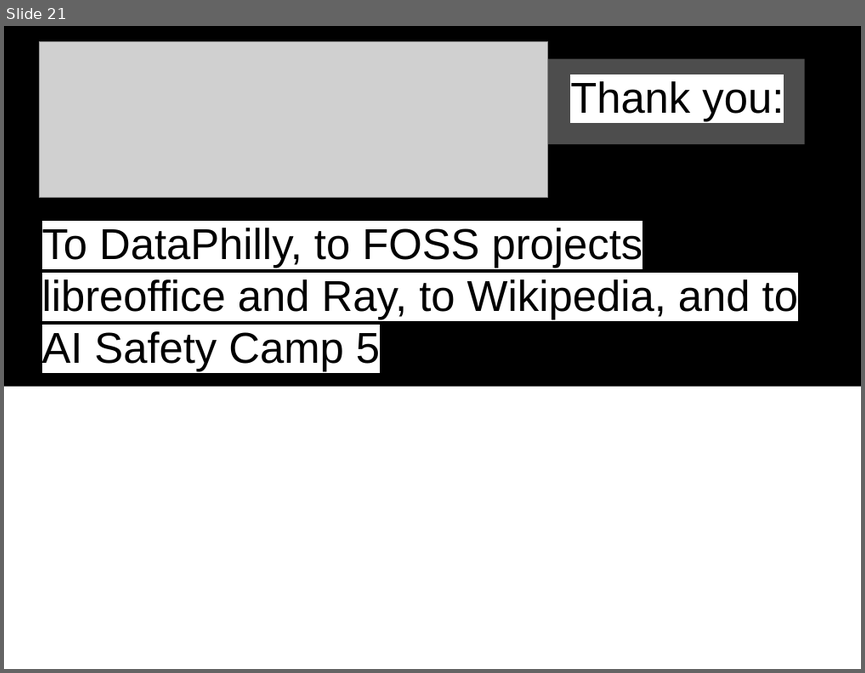
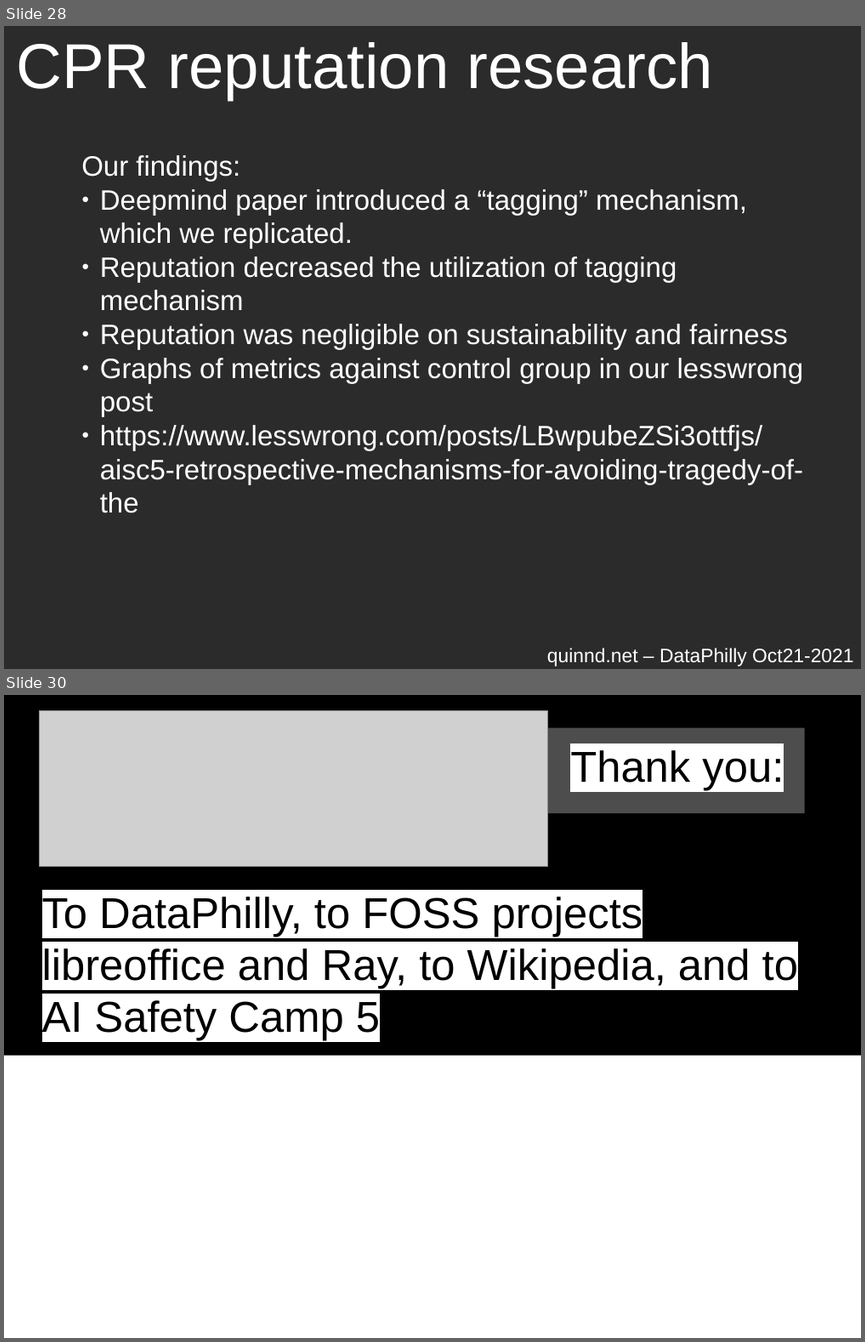
Before and after one commit to quinn-dougherty/marl-cpr-dataphilly-talk, a slide deck: marl-cpr-talk.odp. Shown one above the other, each under a label of ours: slide 21 before the commit, slides 28 and 30 after it; the slides between them are not shown. The pictures are 865x673 and 865x1342 pixels, drawn with LibreOffice and Linux fonts; fonts in the diff are those of the drawing; grey boxes stand for pictures; background and template pictures are left out; a plain dark background stands for a picture behind light text. Boxes give left, top, right and bottom in pixels: in the first picture for what was removed or moved away, otherwise in the second. Text is boxed around its words. In the diff, an @@ line names an element or a change of style, - is before the commit and + after.

```diff
--- a/marl-cpr-talk.odp
+++ b/marl-cpr-talk.odp
@@ slide 28 added at (4,26,861,669), background picture (left out) @@
@@ title added at (16,42,713,100), 58.7 pt, text #FFFFFF @@
+CPR reputation research
@@ text added at (81,155,804,484), 26 pt, text #FFFFFF @@
+Our findings:
+● Deepmind paper introduced a “tagging” mechanism, which we replicated.
+● Reputation decreased the utilization of tagging mechanism
+● Reputation was negligible on sustainability and fairness
+● Graphs of metrics against control group in our lesswrong post
+● https://www.lesswrong.com/posts/LBwpubeZSi3ottfjs/aisc5-retrospective-mechanisms-for-avoiding-tragedy-of-the
@@ text added at (547,647,853,666), 18 pt, text #FFFFFF @@
+quinnd.net – DataPhilly Oct21-2021
@@ what was slide 21 is now slide 30 @@
```
Also in this commit, not shown: 3 slides changed, 8 other slides added, 2 other files.
